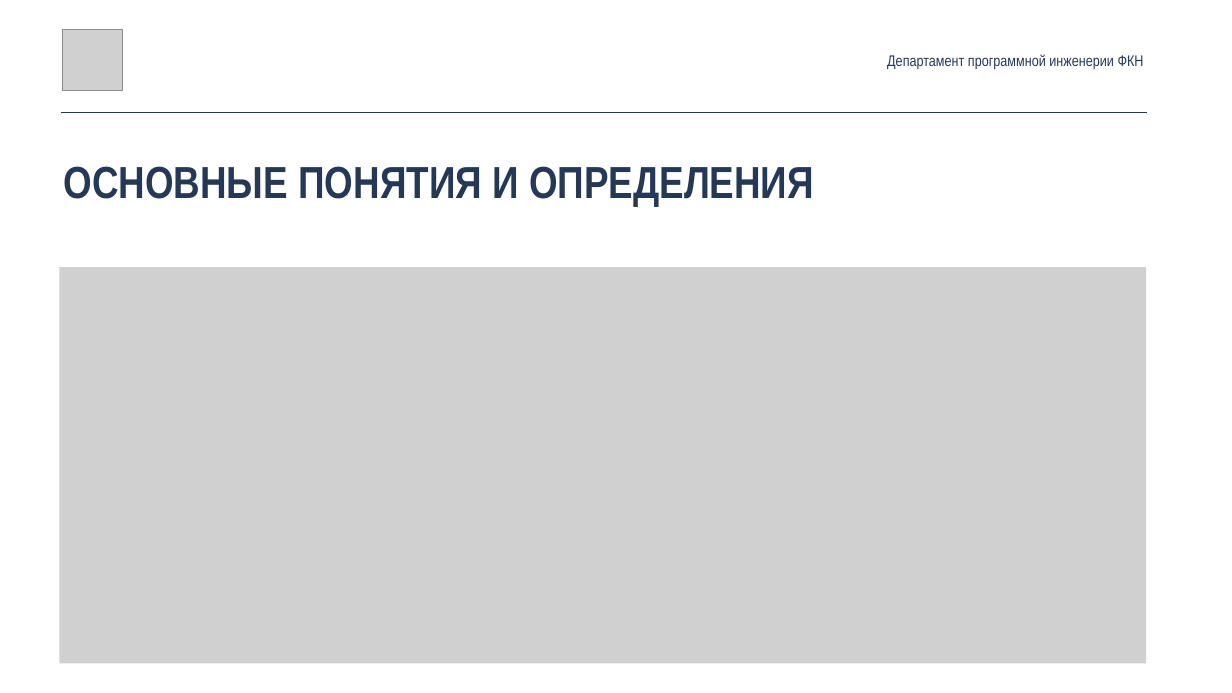
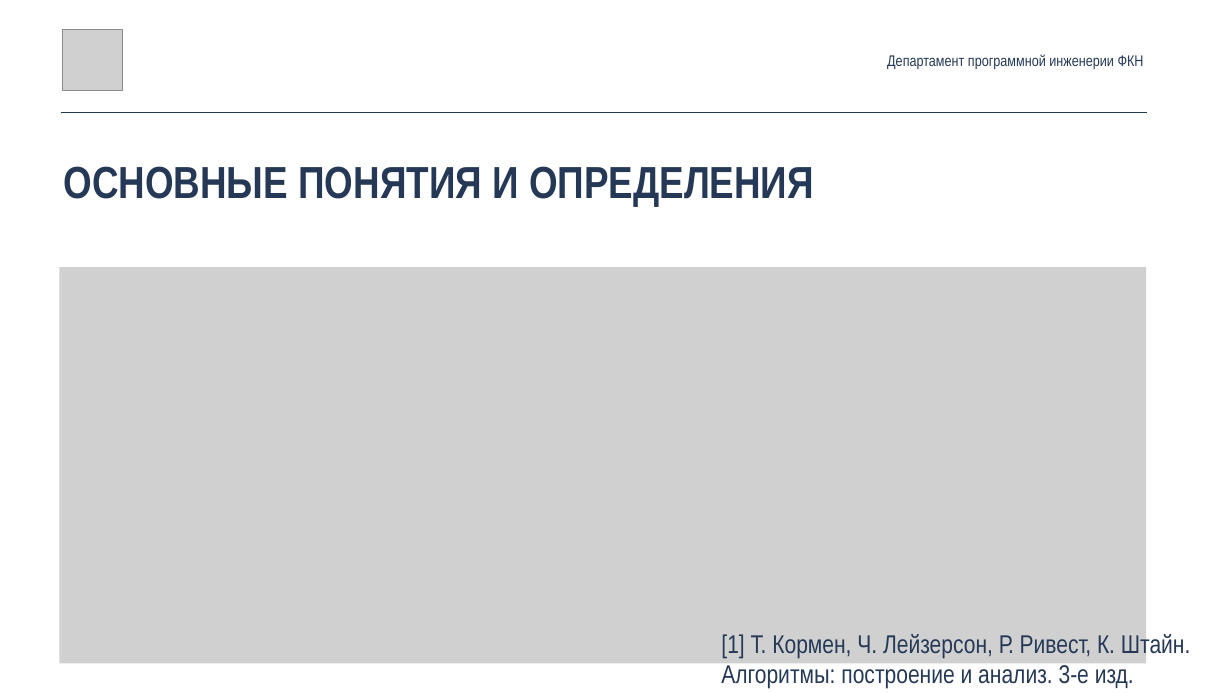
Before and after one commit to DunaevYaroslav/btrees, a slide deck: slide 3 of root/docs/slides/Ригин_Антон_БПИ153_КР_3_курс_презентация.pptx. Drawn at 1232x693 pixels with LibreOffice and Linux fonts; fonts in the diff are those of the drawing; grey boxes stand for pictures. Boxes give left, top, right and bottom in pixels: in the first picture for what was removed or moved away, otherwise in the second. Text is boxed around its words. In the diff, an @@ line names an element or a change of style, - is before the commit and + after.

```diff
--- a/root/docs/slides/Ригин_Антон_БПИ153_КР_3_курс_презентация.pptx
+++ b/root/docs/slides/Ригин_Антон_БПИ153_КР_3_курс_презентация.pptx
@@ text added at <box>721,631,1191,689</box>, 40 pt, text #253957 @@
+[1] Т. Кормен, Ч. Лейзерсон, Р. Ривест, К. Штайн. Алгоритмы: построение и анализ. 3-е изд.
```
Also in this commit, not shown: 5 other slides changed, 3 other files.
